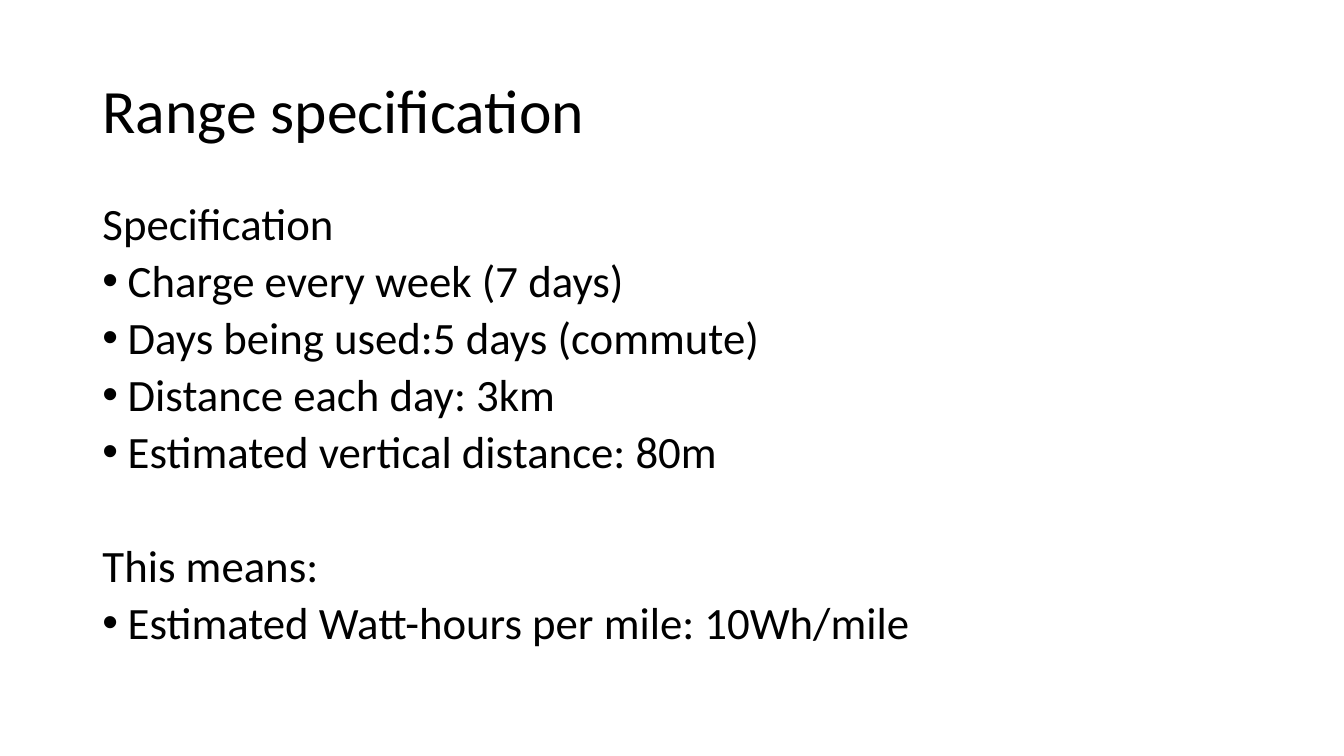
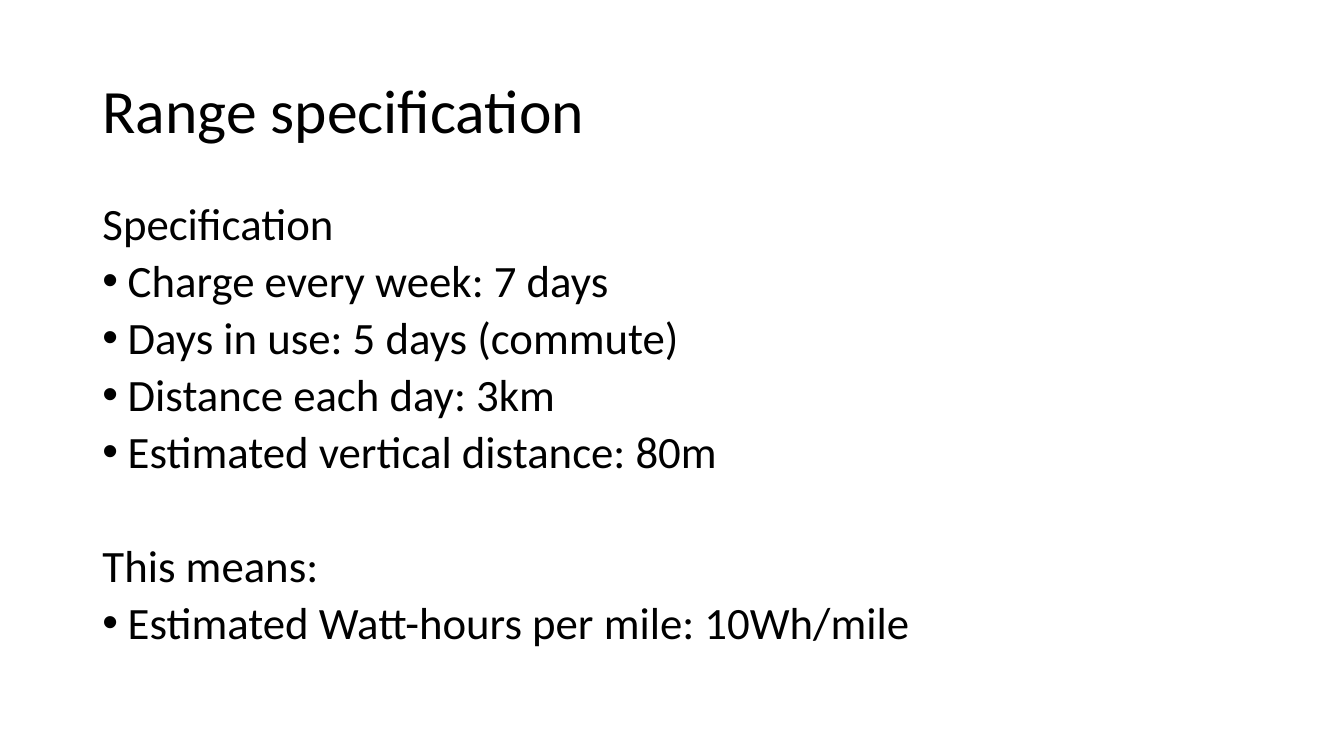
Before and after one commit to Ionsto/L2-DESIGN, a slide deck: slide 7 of PRESENTATION/Battery.pptx. Drawn at 1344x756 pixels with LibreOffice and Linux fonts; fonts in the diff are those of the drawing. Boxes give left, top, right and bottom in pixels: in the first picture for what was removed or moved away, otherwise in the second. Text is boxed around its words. In the diff, an @@ line names an element or a change of style, - is before the commit and + after.

```diff
--- a/PRESENTATION/Battery.pptx
+++ b/PRESENTATION/Battery.pptx
@@ text at box(128, 266, 678, 362): text changed @@
-• Charge every week (7 days)
-• Days being used:5 days (commute)
+• Charge every week: 7 days
+• Days in use: 5 days (commute)
```
Also in this commit, not shown: 2 other files.
